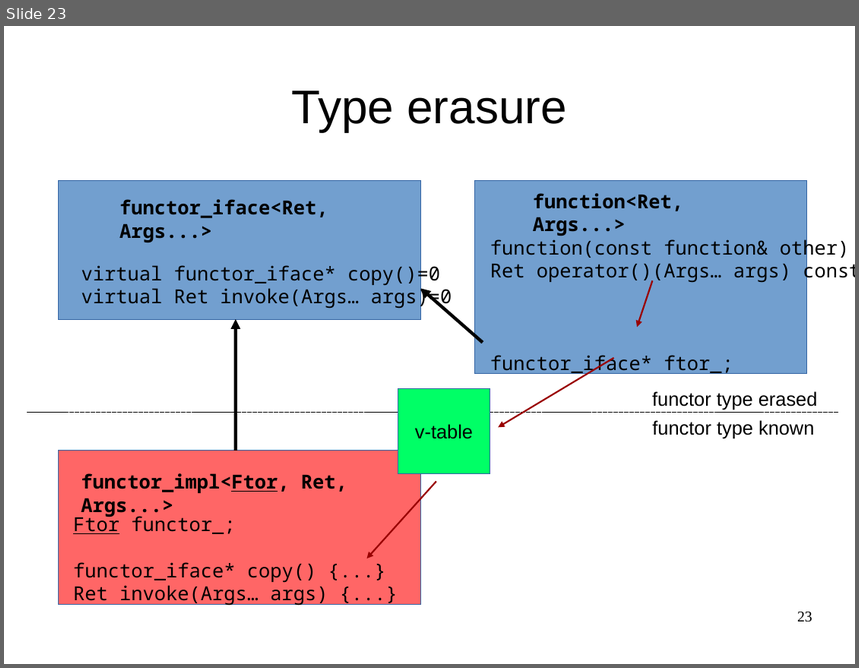
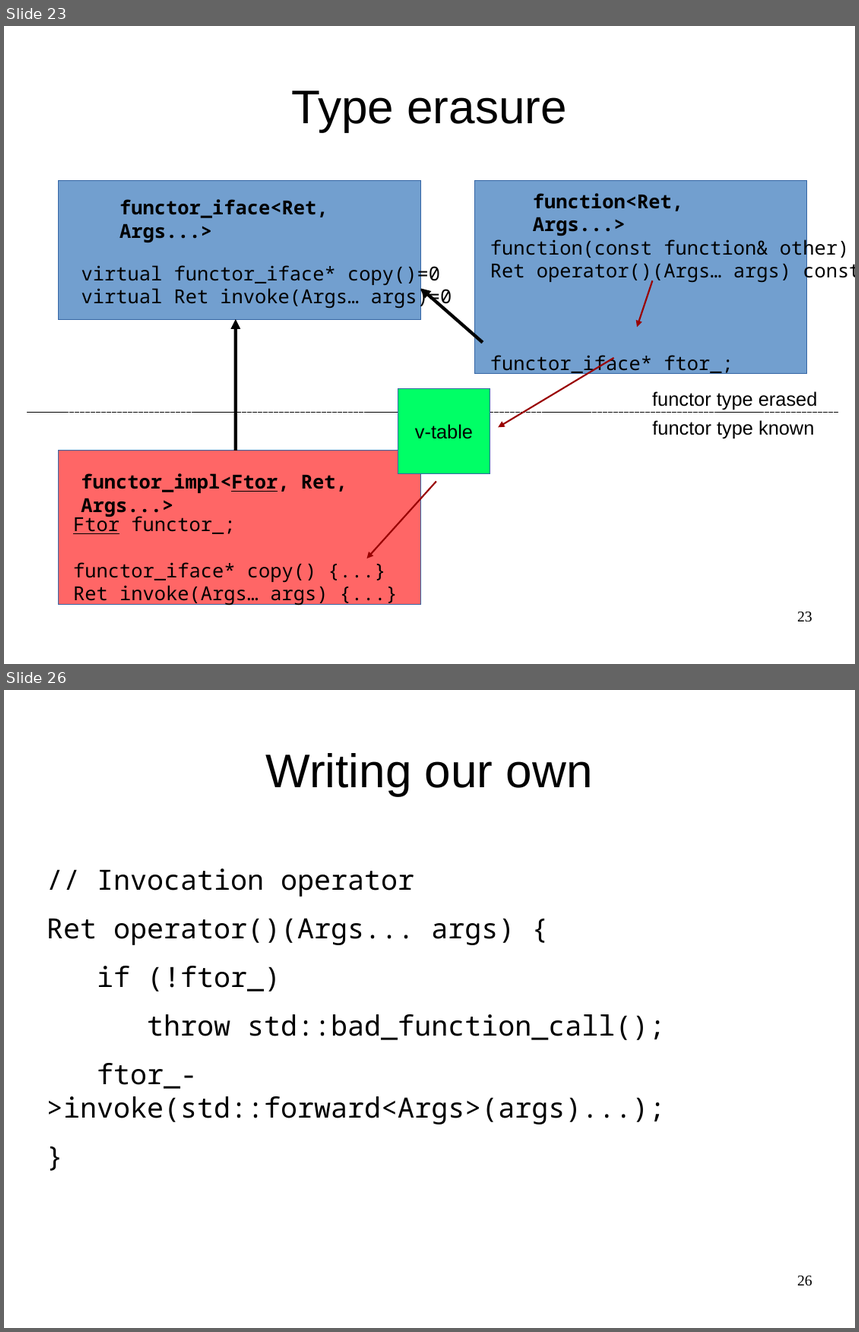
Before and after one commit to maciekgajewski/demystifying_std_function, a slide deck: demystifying-std-function.odp. Shown one above the other, each under a label of ours: slide 23 before the commit, slides 23 and 26 after it; the slides between them are not shown. The pictures are 859x668 and 859x1332 pixels, drawn with LibreOffice and Linux fonts; fonts in the diff are those of the drawing. Boxes give left, top, right and bottom in pixels: in the first picture for what was removed or moved away, otherwise in the second. Text is boxed around its words. In the diff, an @@ line names an element or a change of style, - is before the commit and + after.

```diff
--- a/demystifying-std-function.odp
+++ b/demystifying-std-function.odp
@@ slide 26 added at (4,690,855,1328), background #FFFFFF @@
@@ title added at (266,753,593,796), 44 pt, text #000000 @@
+Writing our own
@@ text added at (47,869,665,1125), 26 pt, text #000000 @@
+// Invocation operator
+Ret operator()(Args... args) {
+if (!ftor_)
+throw std::bad_function_call();
+ftor_->invoke(std::forward<Args>(args)...);
+}
@@ page number added at (797,1276,813,1287), 14 pt, text #000000 @@
+26
```
Also in this commit, not shown: 1 slide changed, 8 other slides added.
